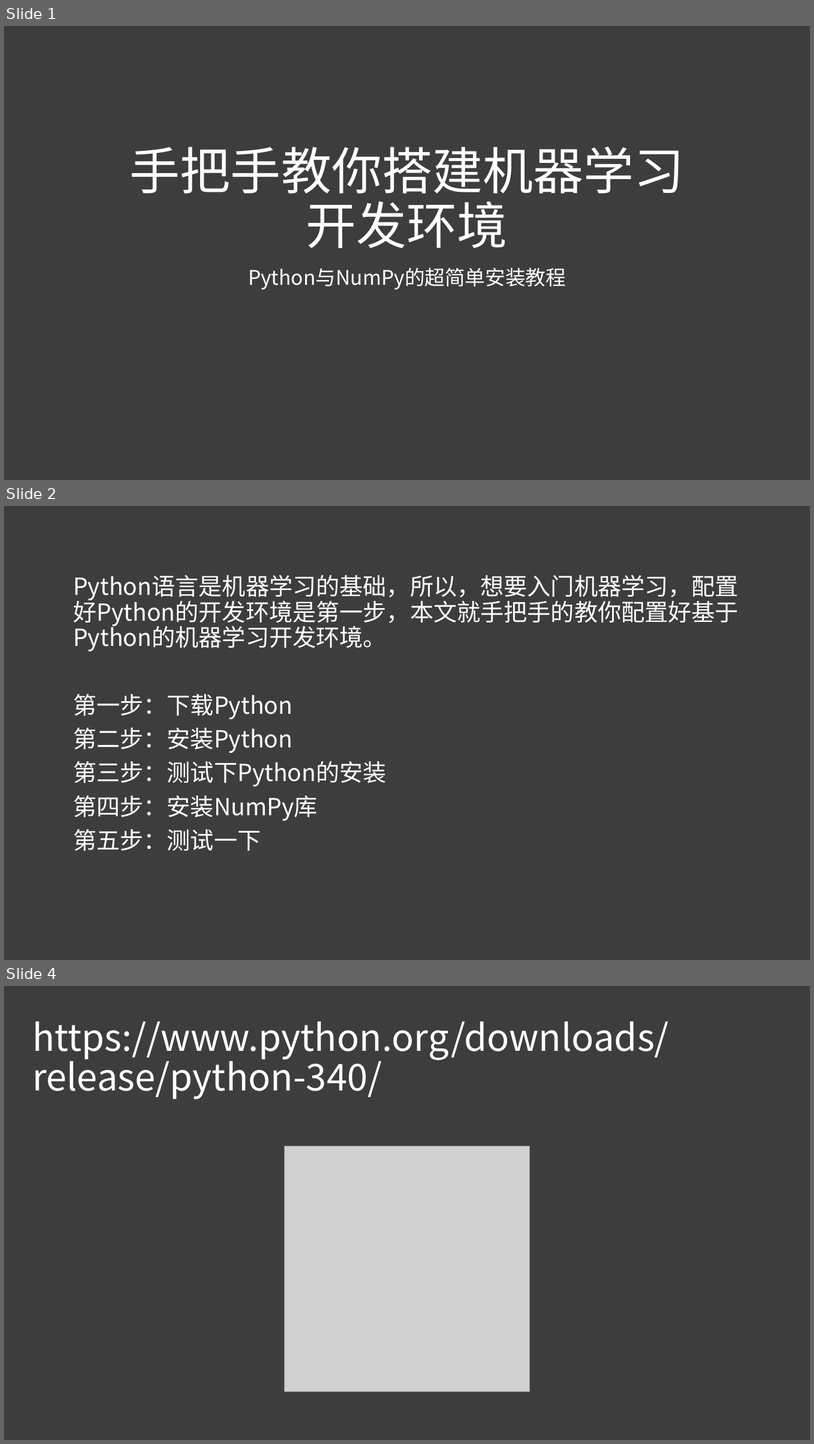
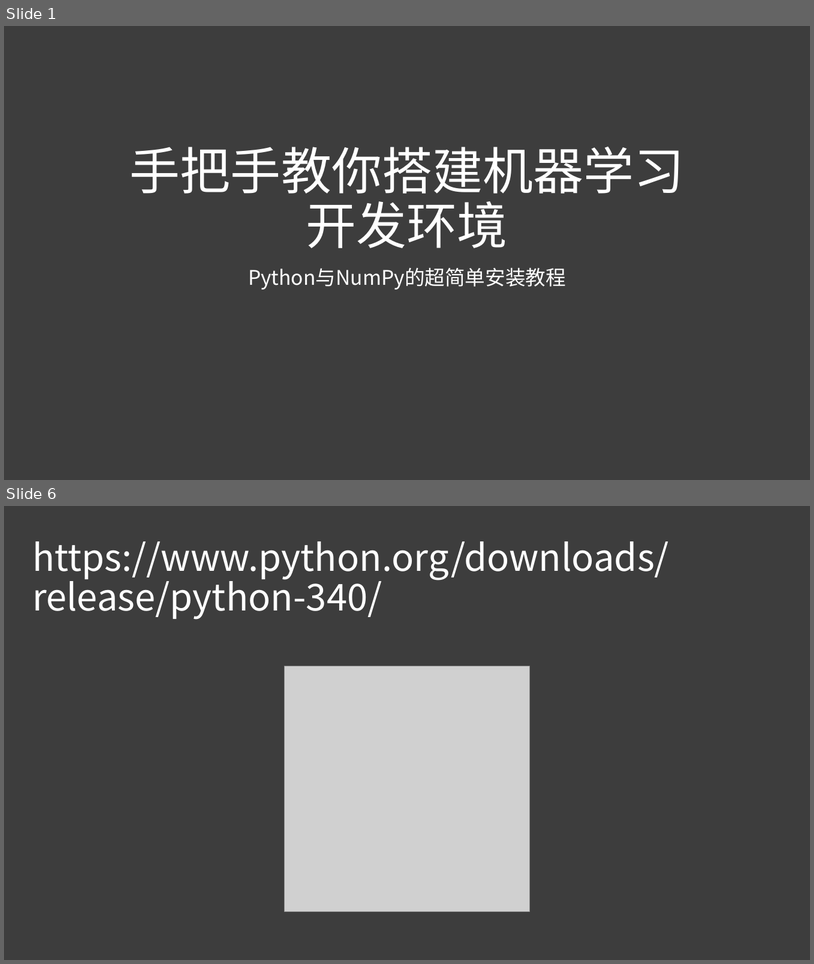
Before and after one commit to niuyi/AITest, a slide deck: docs/python环境搭建.pptx. Shown one above the other, each under a label of ours: slides 1, 2 and 4 before the commit, slides 1 and 6 after it; the slides between them are not shown. The pictures are 814x1444 and 814x964 pixels, drawn with LibreOffice and Linux fonts; fonts in the diff are those of the drawing; grey boxes stand for pictures. Boxes give left, top, right and bottom in pixels: in the first picture for what was removed or moved away, otherwise in the second. Text is boxed around its words. In the diff, an @@ line names an element or a change of style, - is before the commit and + after.

```diff
--- a/docs/python环境搭建.pptx
+++ b/docs/python环境搭建.pptx
@@ slide 2 removed at bbox=[4, 506, 810, 960], background #3D3D3D @@
@@ text removed at bbox=[73, 575, 739, 850] @@
-Python语言是机器学习的基础，所以，想要入门机器学习，配置好Python的开发环境是第一步，本文就手把手的教你配置好基于Python的机器学习开发环境。
-第一步：下载Python
-第二步：安装Python
-第三步：测试下Python的安装
-第四步：安装NumPy库
-第五步：测试一下
@@ what was slide 4 is now slide 6 @@
```
Also in this commit, not shown: 2 slides changed, 8 slides added, 3 other slides removed, 3 other files.
